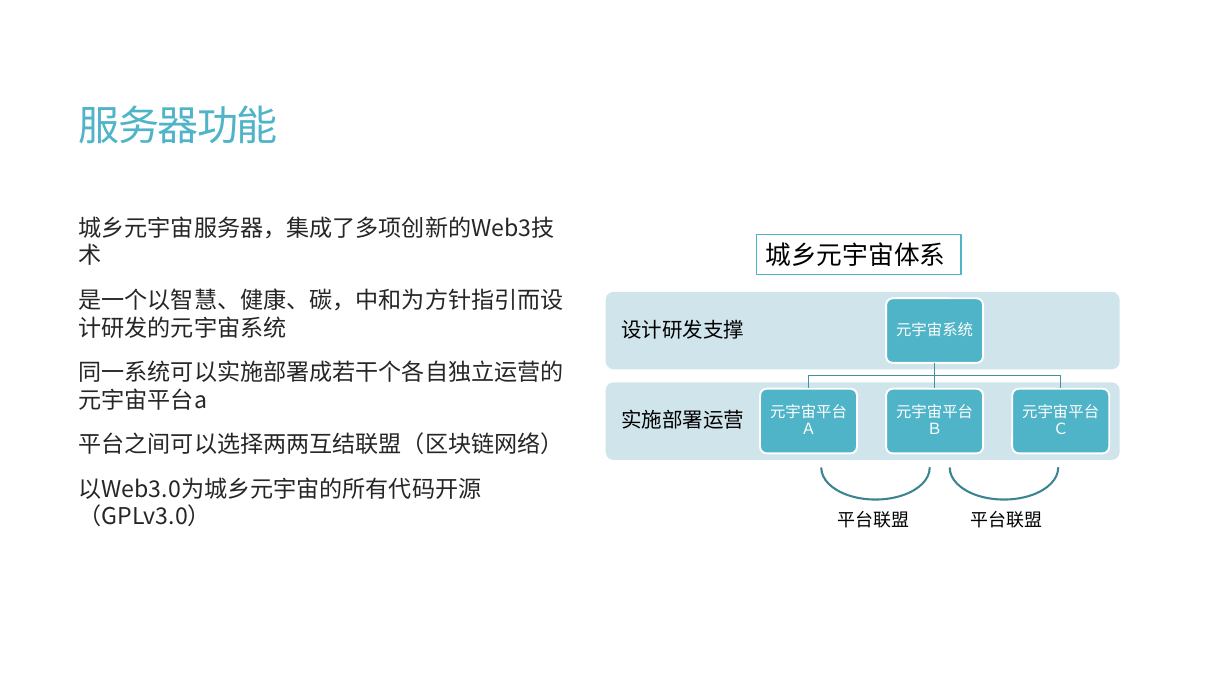
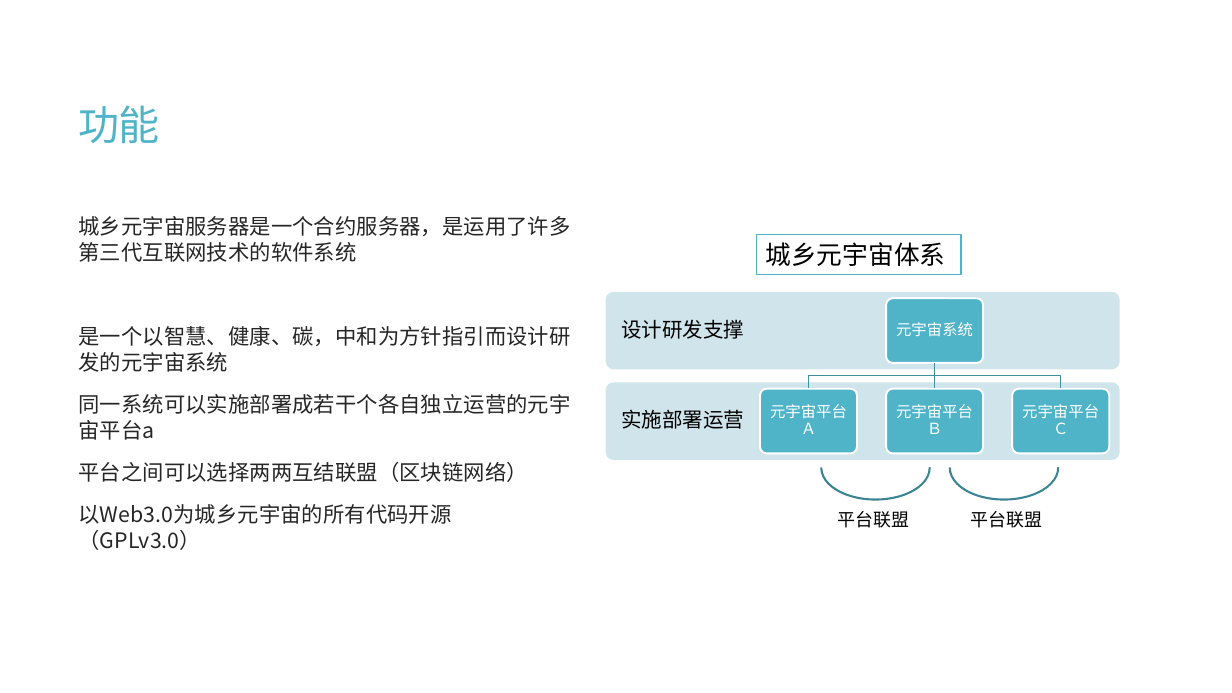
Before and after one commit to calcyu/chainway, a slide deck: slide 3 of Docs/城乡元宇宙服务器.pptx. Drawn at 1232x693 pixels with LibreOffice and Linux fonts; fonts in the diff are those of the drawing. Boxes give left, top, right and bottom in pixels: in the first picture for what was removed or moved away, otherwise in the second. Text is boxed around its words. In the diff, an @@ line names an element or a change of style, - is before the commit and + after.

```diff
--- a/Docs/城乡元宇宙服务器.pptx
+++ b/Docs/城乡元宇宙服务器.pptx
@@ title at [79,105,160,144]: text changed @@
-服务器功能
+功能
@@ text at [79,216,571,262]: text changed; size 18 to 16.6 pt @@
-城乡元宇宙服务器，集成了多项创新的Web3技术
+城乡元宇宙服务器是一个合约服务器，是运用了许多第三代互联网技术的软件系统
@@ text at [79,326,571,550]: size 18 to 16.6 pt in "是一个以智慧、健康、碳，中和为方针指引而设计研发的元宇宙系统", "同一系统可以实施部署成若干个各自独立运营的元宇宙平台a", "平台之间可以选择两两互结联盟（区块链网络）", "以Web3.0为城乡元宇宙的所有代码开源（GPLv3.0）" @@
```
Also in this commit, not shown: 7 other slides changed, 1 slide added, 3 slides removed, 13 other files.
